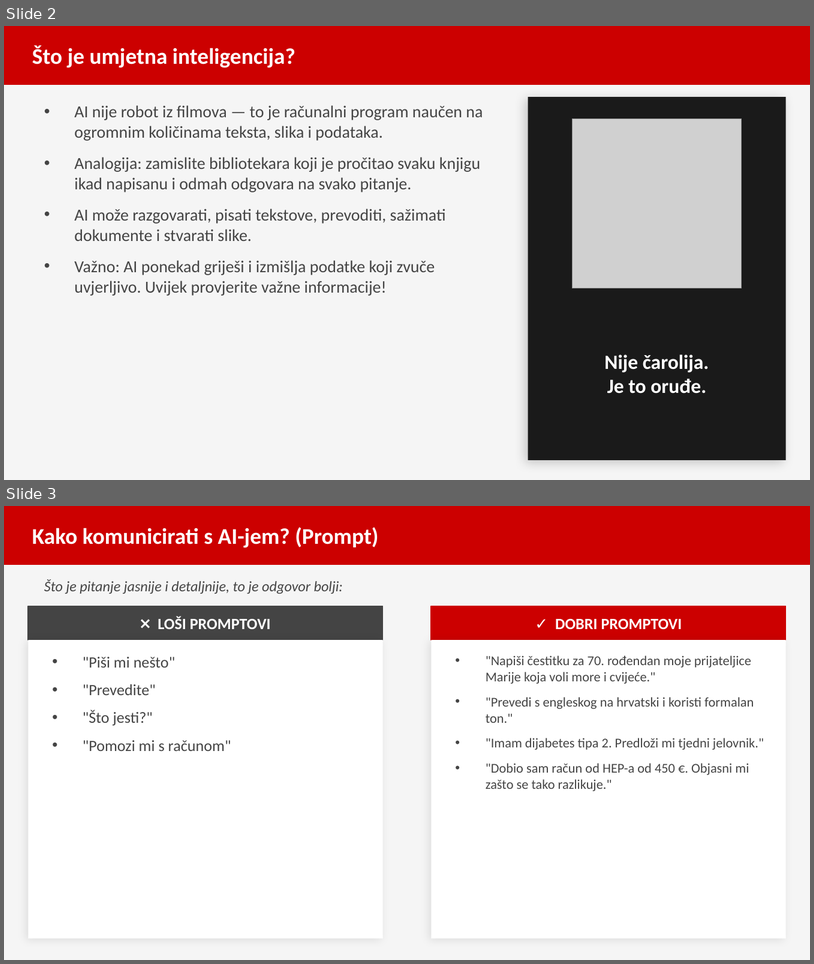
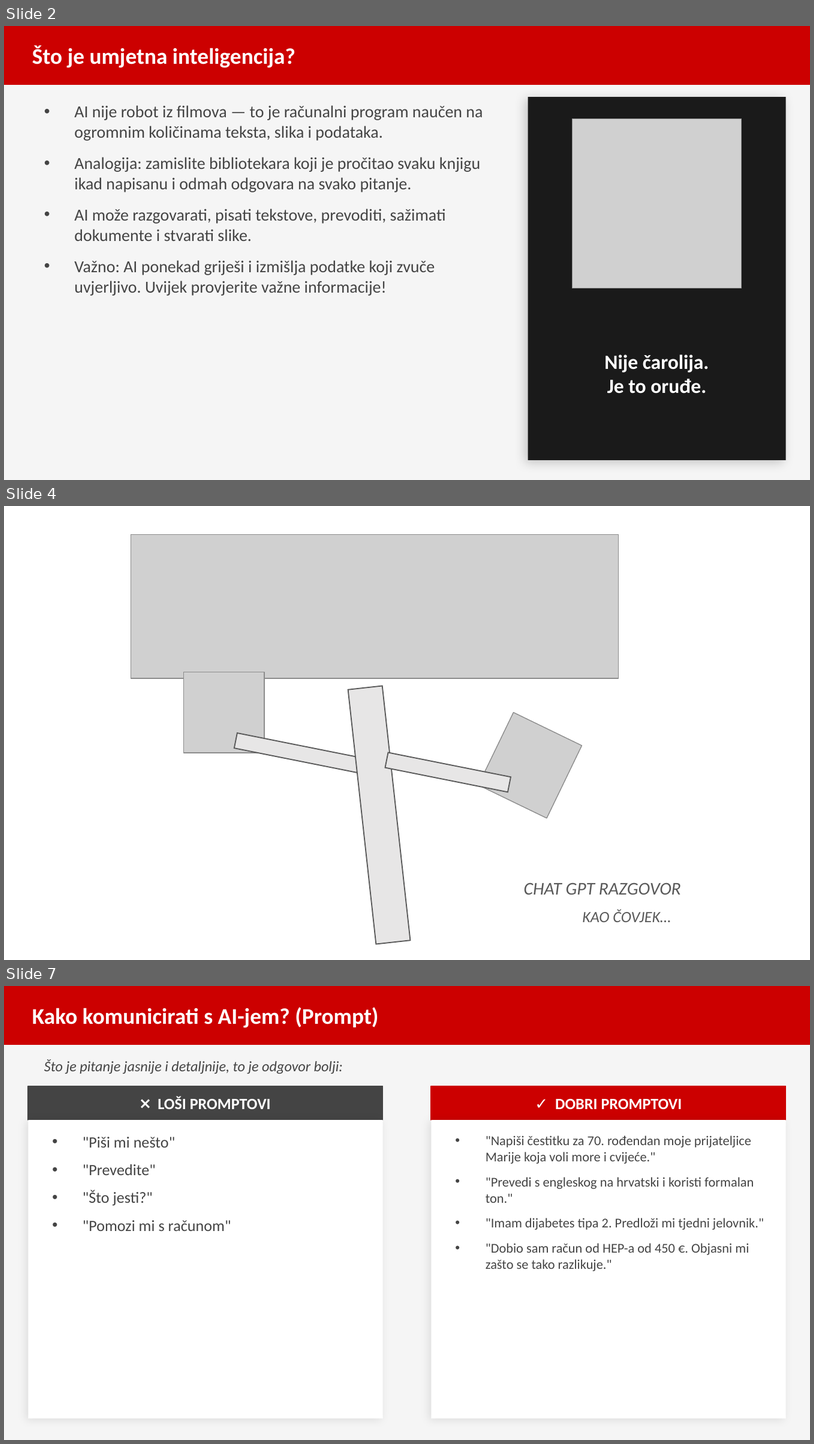
Before and after one commit to brunobilandzic/dipl, a slide deck: praksa/RAST/izradaprezentacije/AI_alati_prezentacija.pptx. Shown one above the other, each under a label of ours: slides 2 and 3 before the commit, slides 2, 4 and 7 after it; the slides between them are not shown. The pictures are 814x964 and 814x1444 pixels, drawn with LibreOffice and Linux fonts; fonts in the diff are those of the drawing; grey boxes stand for pictures. Boxes give left, top, right and bottom in pixels: in the first picture for what was removed or moved away, otherwise in the second. Text is boxed around its words. In the diff, an @@ line names an element or a change of style, - is before the commit and + after.

```diff
--- a/praksa/RAST/izradaprezentacije/AI_alati_prezentacija.pptx
+++ b/praksa/RAST/izradaprezentacije/AI_alati_prezentacija.pptx
@@ slide 4 added at (4,506,810,960), background #FFFFFF @@
@@ picture added at (131,534,618,678) @@
@@ picture added at (184,672,264,753) @@
@@ rectangle added at (348,685,411,943), fill #E7E6E6, outline #595959 1 pt @@
@@ picture added at (479,712,582,817) @@
@@ rectangle added at (234,733,360,772), fill #E7E6E6, outline #595959 1 pt @@
@@ rectangle added at (385,752,511,792), fill #E7E6E6, outline #595959 1 pt @@
@@ text added at (524,882,681,894), 16 pt, text #595959, italic @@
+CHAT GPT RAZGOVOR
@@ text added at (582,909,671,922), 14 pt, text #595959, italic @@
+KAO ČOVJEK…
@@ what was slide 3 is now slide 7 @@
```
Also in this commit, not shown: 3 other slides added, 29 other files.
